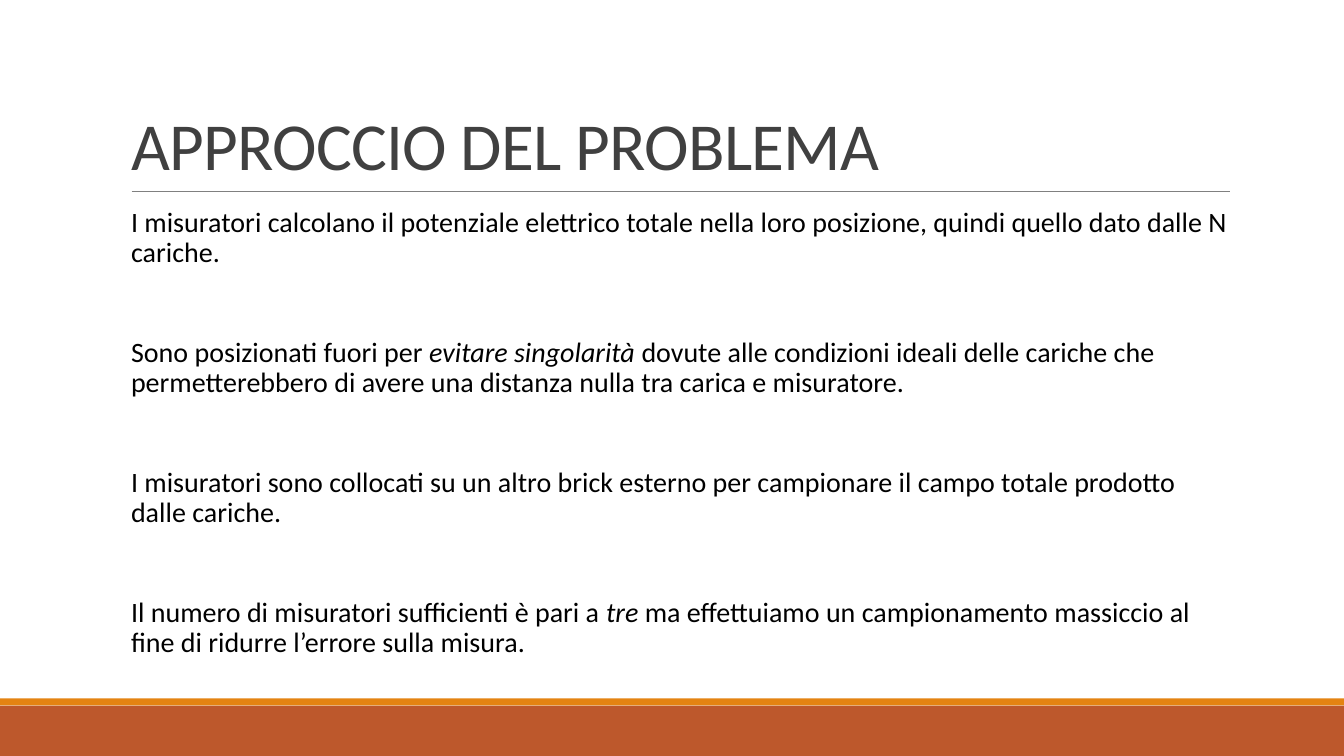
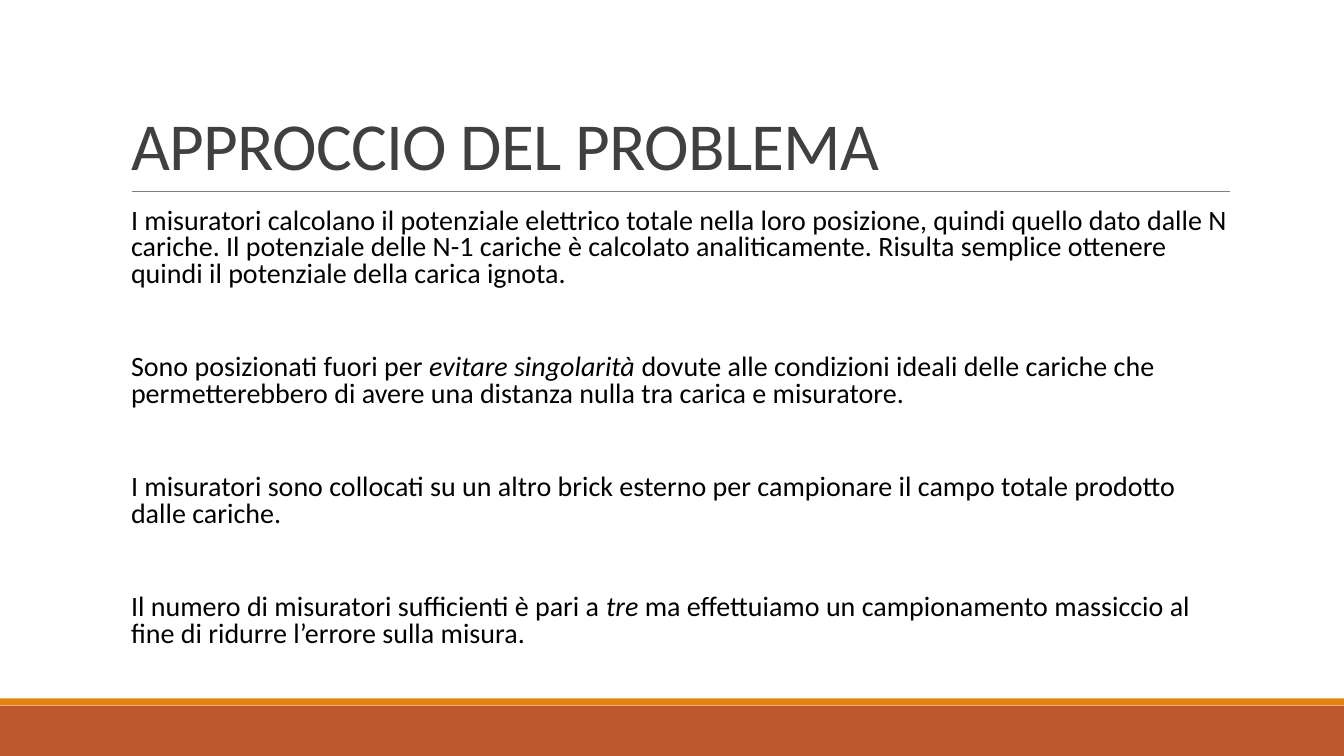
Before and after one commit to baldimario/Simplex, a slide deck: slide 3 of IDENTICAZIONE SISTEMA DI CARICHE PUNTIFORMI DA MISURE DI.pptx. Drawn at 1344x756 pixels with LibreOffice and Linux fonts; fonts in the diff are those of the drawing. Boxes give left, top, right and bottom in pixels: in the first picture for what was removed or moved away, otherwise in the second. Text is boxed around its words. In the diff, an @@ line names an element or a change of style, - is before the commit and + after.

Commit message:
Aggiornamenti slide e relazione
Slide aggiornata col nuovo problema.
Relazione aggiornata col nuovo problema con nuova funzione di costo, formulazioni e notazioni suggerite dal professore.
TODO: integrare nella relazione i nuovi esperimenti.

```diff
--- a/IDENTICAZIONE SISTEMA DI CARICHE PUNTIFORMI DA MISURE DI.pptx
+++ b/IDENTICAZIONE SISTEMA DI CARICHE PUNTIFORMI DA MISURE DI.pptx
@@ text at (x1=131, y1=210, x2=1226, y2=288): text changed @@
-  I misuratori calcolano il potenziale elettrico totale nella loro posizione, quindi quello dato dalle N cariche.
+  I misuratori calcolano il potenziale elettrico totale nella loro posizione, quindi quello dato dalle N cariche. Il potenziale delle N-1 cariche è calcolato analiticamente. Risulta semplice ottenere quindi il potenziale della carica ignota.
@@ text at (x1=131, y1=356, x2=1190, y2=644): line spacing 0.9 to 0.8 @@
```
Also in this commit, not shown: 5 other slides changed, 1 other file.
